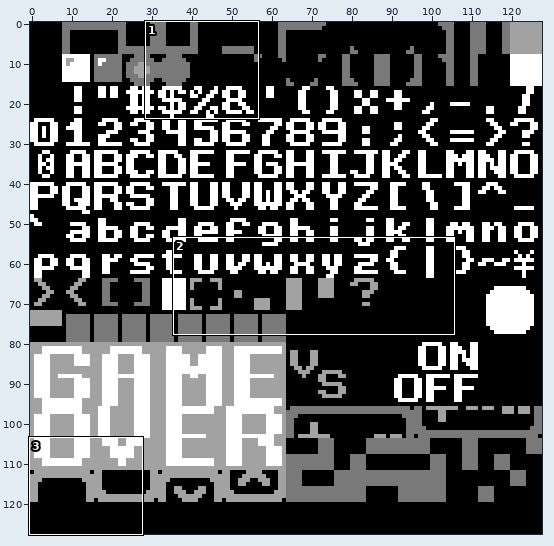
Two states of a pixel-art file, images/tiles.aseprite. The first picture is a wide view before the edit; the outline marks the close-up.
Close-up. Before:
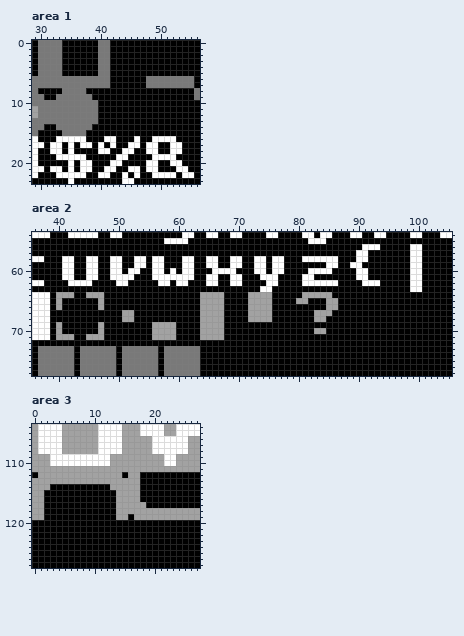
128x128 pixels, 1 frame. Shown: area 1: x 29..56, y 0..23; area 2: x 36..105, y 54..77; area 3: x 0..27, y 104..127.
After the commit:
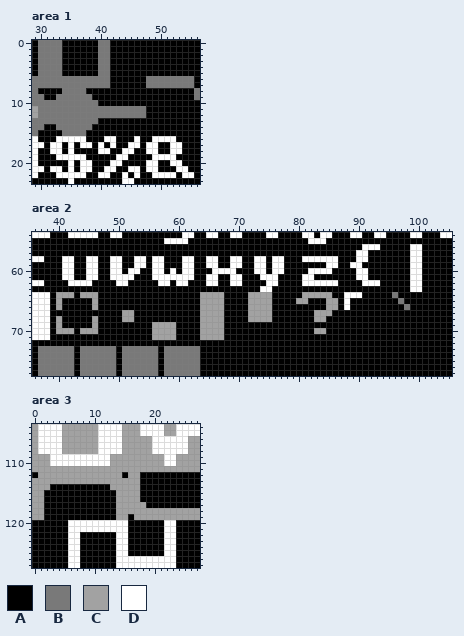
Palette (. is transparent): A #000000  B #797979  C #a2a2a2  D #ffffff
The exact change:
--- area 1, layer "Background"
@@ x 38..49 @@
 10 BBAAAAAAAAAA
-11 BBAAAAAAAAAA
-12 BBAAAAAAAAAA
+11 BBBBBBBBBBAA
+12 BBBBBBBBBBAA
 13 BBAAAAAAAAAA
--- area 2, layer "Background"
@@ x 36..105 @@
 63 AAAAAAAAAAAAAAAAAAAAAAAAAAAAAAAAAAAAAADDAAAAAAAAAAAAAAAAAAAAAAADDAAAAA
-64 DDDACCCAACCCAAAAAAAAAAAAAAAACCCCAAAACCCCAAAAACCCCCAAAAAAAAAAAAAAAAAAAA
-65 DDDACAAAAAACAAAAAAAAAAAAAAAACCCCAAAACCCCAAAACCAAACCAAAAAAAAAAAAAAAAAAA
-66 DDDACAAAAAACAAAAAAAAAAAAAAAACCCCAAAACCCCAAAAAAAAACCAAAAAAAAAAAAAAAAAAA
+64 DDDACCCACCCAAAAAAAAAAAAAAAAACCCCAAAACCCCAAAAACCCCCAADDDAAAAABAAAAAAAAA
+65 DDDACAAAAACAAAAAAAAAAAAAAAAACCCCAAAACCCCAAAACCAAACCADAAAAAAAABAAAAAAAA
+66 DDDACAAAAACAAAAAAAAAAAAAAAAACCCCAAAACCCCAAAAAAAAACCADAAAAAAAAABAAAAAAA
 67 DDDAAAAAAAAAAAACCAAAAAAAAAAACCCCAAAACCCCAAAAAAACCCAAAAAAAAAAAAAAAAAAAA
-68 DDDAAAAAAAAAAAACCAAAAAAAAAAACCCCAAAACCCCAAAAAAACCAAAAAAAAAAAAAAAAAAAAA
-69 DDDACAAAAAACAAAAAAAACCCCAAAACCCCAAAAAAAAAAAAAAAAAAAAAAAAAAAAAAAAAAAAAA
-70 DDDACAAAAAACAAAAAAAACCCCAAAACCCCAAAAAAAAAAAAAAACCAAAAAAAAAAAAAAAAAAAAA
-71 DDDACCCAACCCAAAAAAAACCCCAAAACCCCAAAAAAAAAAAAAAAAAAAAAAAAAAAAAAAAAAAAAA
+68 DDDACAAAAACAAAACCAAAAAAAAAAACCCCAAAACCCCAAAAAAACCAAAAAAAAAAAAAAAAAAAAA
+69 DDDACAAAAACAAAAAAAAACCCCAAAACCCCAAAAAAAAAAAAAAAAAAAAAAAAAAAAAAAAAAAAAA
+70 DDDACCCACCCAAAAAAAAACCCCAAAACCCCAAAAAAAAAAAAAAACCAAAAAAAAAAAAAAAAAAAAA
+71 DDDAAAAAAAAAAAAAAAAACCCCAAAACCCCAAAAAAAAAAAAAAAAAAAAAAAAAAAAAAAAAAAAAA
 72 AAAAAAAAAAAAAAAAAAAAAAAAAAAAAAAAAAAAAAAAAAAAAAAAAAAAAAAAAAAAAAAAAAAAAA
--- area 3, layer "Background"
@@ x 0..27 @@
 119 CCAAAAAAAAAAAACCACCCCCCCCCCC
-120 AAAAAAAAAAAAAAAAAAAAAAAAAAAA
-121 AAAAAAAAAAAAAAAAAAAAAAAAAAAA
-122 AAAAAAAAAAAAAAAAAAAAAAAAAAAA
-123 AAAAAAAAAAAAAAAAAAAAAAAAAAAA
-124 AAAAAAAAAAAAAAAAAAAAAAAAAAAA
-125 AAAAAAAAAAAAAAAAAAAAAAAAAAAA
-126 AAAAAAAAAAAAAAAAAAAAAAAAAAAA
-127 AAAAAAAAAAAAAAAAAAAAAAAAAAAA
+120 AAAAAADDDDDDDDDDAAAAAADDAAAA
+121 AAAAAADDDDDDDDDDAAAAAADDAAAA
+122 AAAAAADDAAAAAADDAAAAAADDAAAA
+123 AAAAAADDAAAAAADDAAAAAADDAAAA
+124 AAAAAADDAAAAAADDAAAAAADDAAAA
+125 AAAAAADDAAAAAADDAAAAAADDAAAA
+126 AAAAAADDAAAAAADDDDDDDDDDAAAA
+127 AAAAAADDAAAAAADDDDDDDDDDAAAA
Boxes around the changes in both close-ups, in picture pixels (x1, y1, x2, y2):
changed: (98, 106, 146, 118)
changed: (56, 292, 104, 340)
changed: (344, 292, 362, 310)
changed: (392, 292, 410, 310)
changed: (68, 520, 176, 568)
